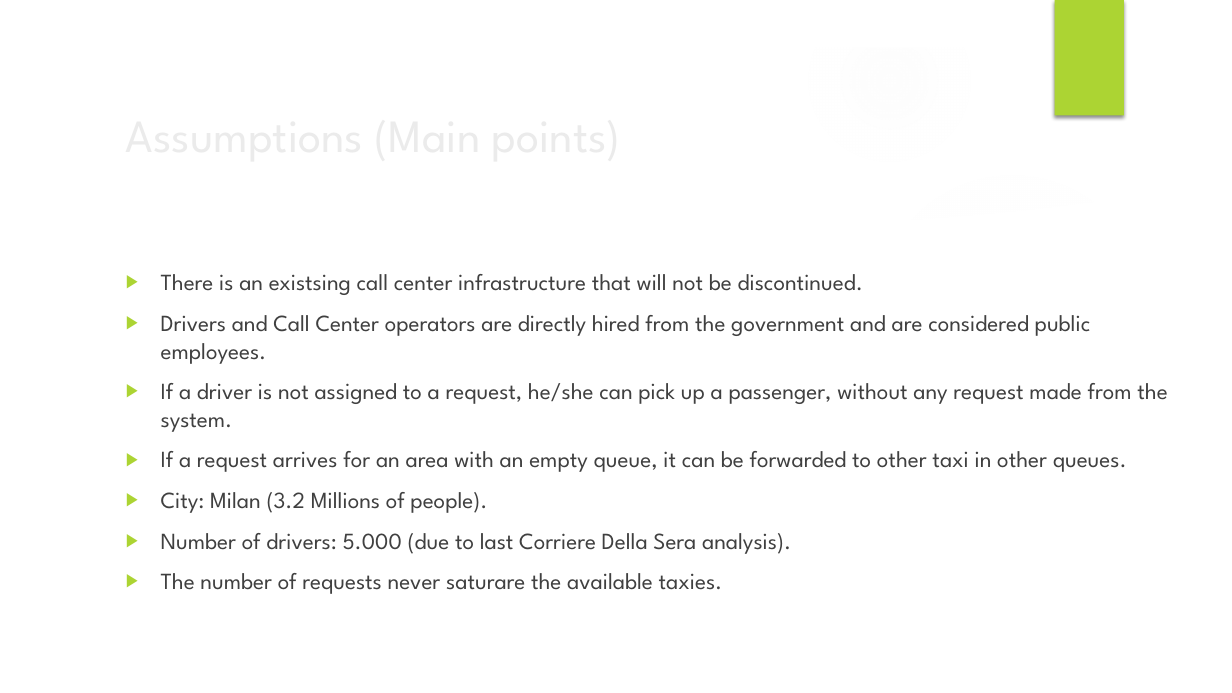
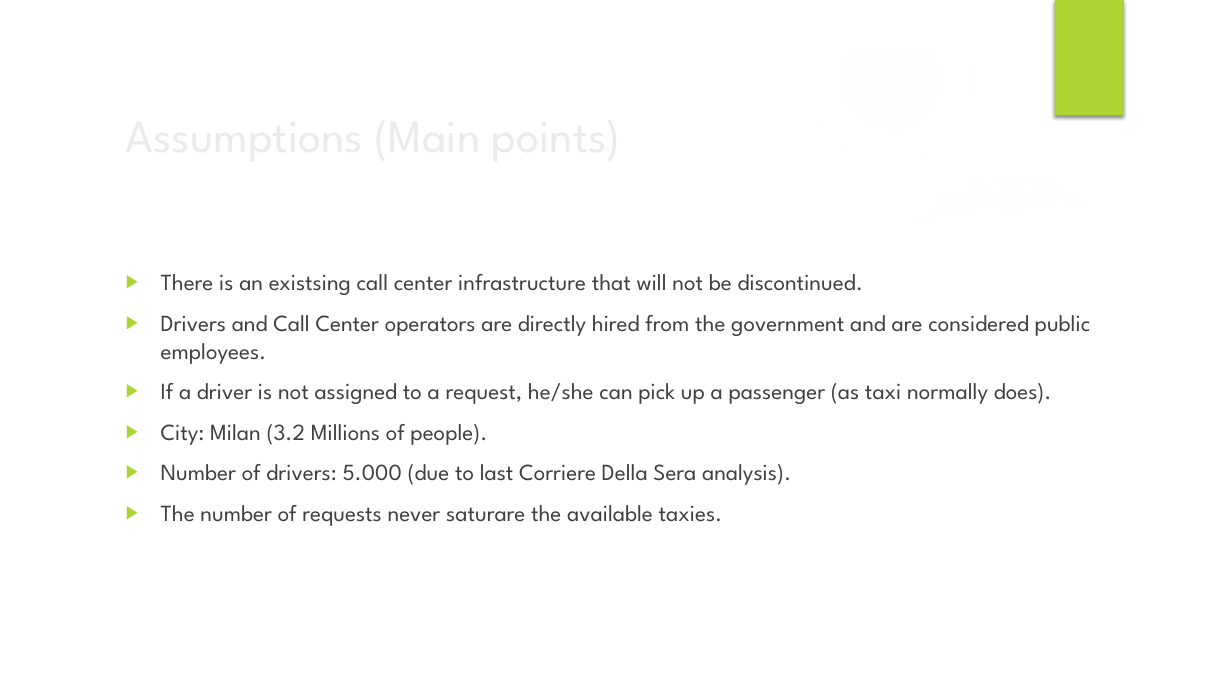
Before and after one commit to Maiux92/ingsw2project, a slide deck: slide 4 of Slides/Project Presentation.pptx. Drawn at 1232x693 pixels with LibreOffice and Linux fonts; fonts in the diff are those of the drawing; background and template pictures are left out. Boxes give left, top, right and bottom in pixels: in the first picture for what was removed or moved away, otherwise in the second. Text is boxed around its words. In the diff, an @@ line names an element or a change of style, - is before the commit and + after.

```diff
--- a/Slides/Project Presentation.pptx
+++ b/Slides/Project Presentation.pptx
@@ text at (161,383,1052,404): text changed @@
-▶ If a driver is not assigned to a request, he/she can pick up a passenger, without any request made from the system.
-▶ If a request arrives for an area with an empty queue, it can be forwarded to other taxi in other queues.
+▶ If a driver is not assigned to a request, he/she can pick up a passenger (as taxi normally does).
```
Also in this commit, not shown: 13 other slides changed, 1 other file.
